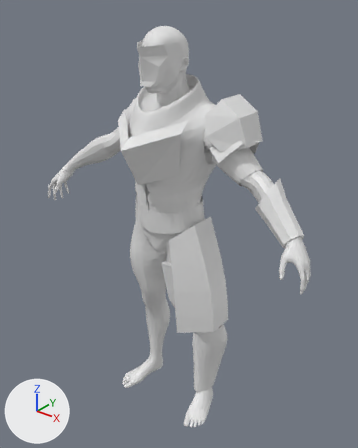
The Blender file Models/Armor.blend as it was, and as the next commit left it.
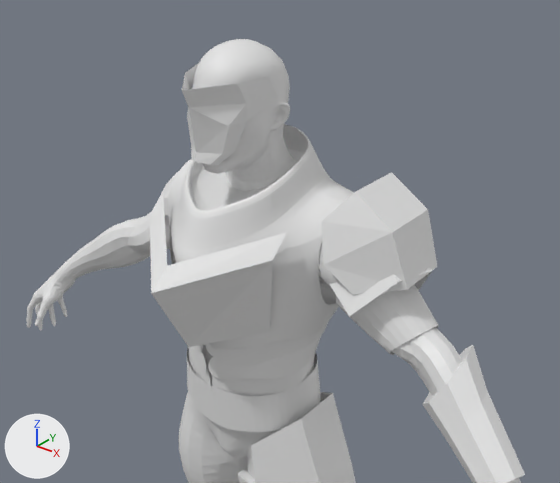
Old and new are each drawn whole from a camera (50 mm lens) standing at (8.48, -10.34, 6.95) and looking at (0.2, 0.02, 0.53) and again close up from a camera (50 mm lens) standing at (6.36, -7.47, 7.92) and looking at (-0.36, 0.93, 2.71). Every picture has the same lights, and +X, +Y and +Z are marked at lower left.
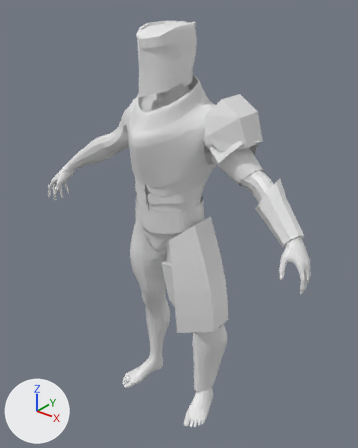
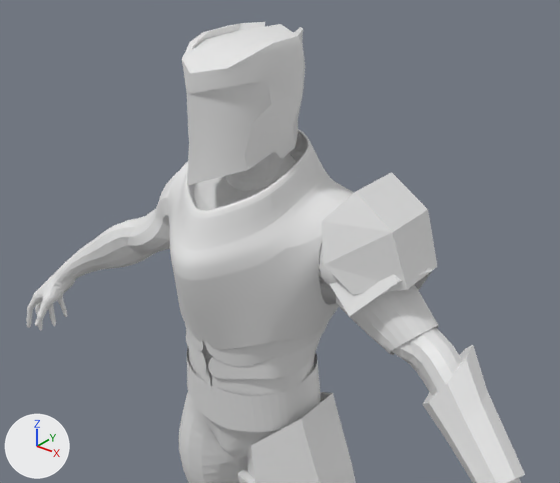
Commit message: Armor 2

Patch to the scene script:
```diff
--- a/Models/Armor.blend.py
+++ b/Models/Armor.blend.py
@@ me_base @@
 # used by ob_base; location = (0.0, -0.12, 0.0); rotation_euler = (1.571, 0.0, 0.0), in degrees (90, 0, 0); scale = (0.29, 0.29, 0.29)
-me_base.from_pydata(...)  # 23657 vertices, 38478 faces; spans x -16.1..16.1, y -20.7..20.7, z -3.5..3.5
+me_base.from_pydata(...)  # 22923 vertices, 37163 faces, 2 loose edges; spans x -16.1..16.1, y -20.7..20.7, z -3.5..3.5
+# me_base part 1: 15 vertices moved within x -1.9..1.9, y 17.3..18.3, z 0.2..0.6; 734 vertices removed from x -2.2..2.2, y 17.3..18.3, z -0.1..0.9
 me_base.materials.append(mat_default_obj)
@@ me_plane @@
 # used by ob_plane; location = (-0.01, -1.11, 5.24); rotation_euler = (1.682, 0.0, 0.0), in degrees (96, 0, 0); scale = (1.0, 1.2, 1.0)
-me_plane.from_pydata(...)  # 15 vertices, 8 faces; spans x 0.0..0.615, y -0.535..0.313, z -0.815..0.162
+me_plane.from_pydata(...)  # 48 vertices, 37 faces; spans x 0.0..0.636, y -0.657..0.618, z -1.721..0.306
+# me_plane part 2: the whole mesh is rebuilt
+# me_plane part 3: the surface is now shaded smooth
@@ me_plane_001 @@
 me_plane_001.from_pydata(...)  # 6 vertices, 2 faces; spans x 0.0..0.66, y -0.69..0.85, z 0.48..1.63
 # used by ob_plane_001; location = (0.0, -0.21, 2.95); rotation_euler = (1.571, 0.0, 0.0), in degrees (90, 0, 0); scale = (1.64, 1.12, 1.12)
-me_plane_001.vertices[0].co = (0.53, -0.46, 0.56)  # pixel (269, 332)
-me_plane_001.vertices[1].co = (0.0, -0.69, 1.12)  # pixel (188, 347)
-me_plane_001.vertices[2].co = (0.0, 0.5, 1.37)  # pixel (167, 265)
-me_plane_001.vertices[3].co = (0.66, 0.85, 0.48)  # pixel (286, 232)
-me_plane_001.vertices[4].co = (0.66, 0.61, 0.72)  # pixel (272, 260)
-me_plane_001.vertices[5].co = (0.0, 0.26, 1.63)  # pixel (151, 293)
+# me_plane_001 part 4
+me_plane_001.vertices[0].co = (0.43, -0.54, 0.69)  # pixel (252, 338)
+me_plane_001.vertices[1].co = (0.0, -0.73, 1.04)
+me_plane_001.vertices[2].co = (0.0, 0.45, 1.37)
+me_plane_001.vertices[3].co = (0.66, 0.81, 0.48)
+me_plane_001.vertices[4].co = (0.66, 0.48, 0.72)
+me_plane_001.vertices[5].co = (0.0, 0.13, 1.63)
@@ ob_plane @@
 ob_plane = bpy.data.objects.new('Plane', me_plane)
-ob_plane.location = (-0.01, -1.11, 5.24)
+ob_plane.location = (0.0, -1.11, 5.24)
 ob_plane.rotation_euler = (1.682, 0.0, 0.0)  # degrees (96, 0, 0)
-ob_plane.scale = (1.0, 1.2, 1.0)
+ob_plane.scale = (1.04, 1.2, 1.0)
 _m = ob_plane.modifiers.new('Mirror', 'MIRROR')
@@ ob_plane_001 @@
 _m = ob_plane_001.modifiers.new('Mirror', 'MIRROR')
 _m.use_clip = True
+ob_plane_001.hide_set(True)
```

Location of each change, (x1, y1, x2, y2) in pixels of the close-ups (560 x 483 px):
'Plane', reshaped, moved, rescaled (28% wider, 59% taller)
    before: (182, 63, 278, 166)
    after: (182, 22, 305, 186)
'Plane.001', hidden
    before: (150, 192, 286, 347)
part 1 of me_base, cut back
    before: (268, 98, 290, 129)
part 2 of me_plane, built on
    before: (182, 63, 250, 166)
    after: (182, 22, 305, 186)
